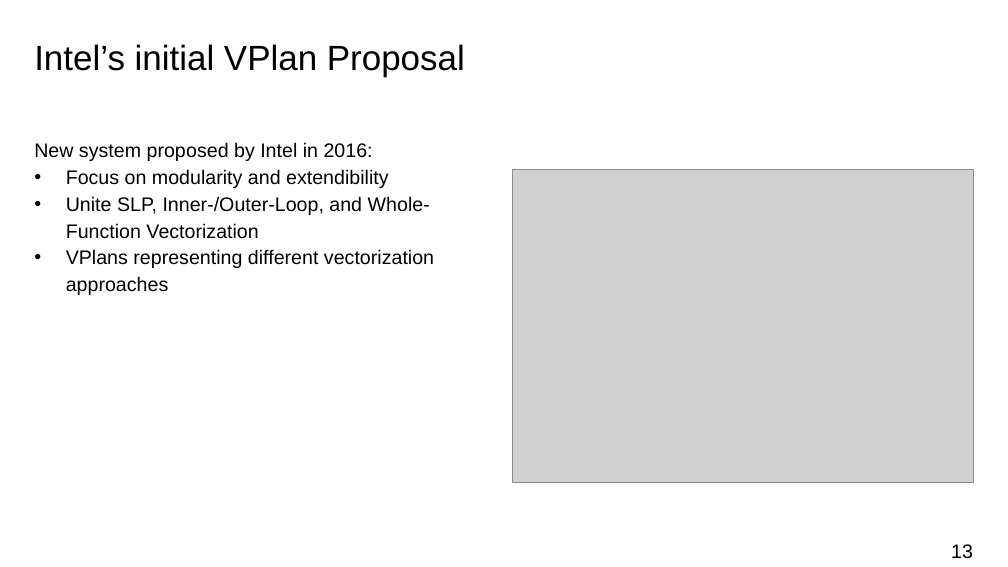
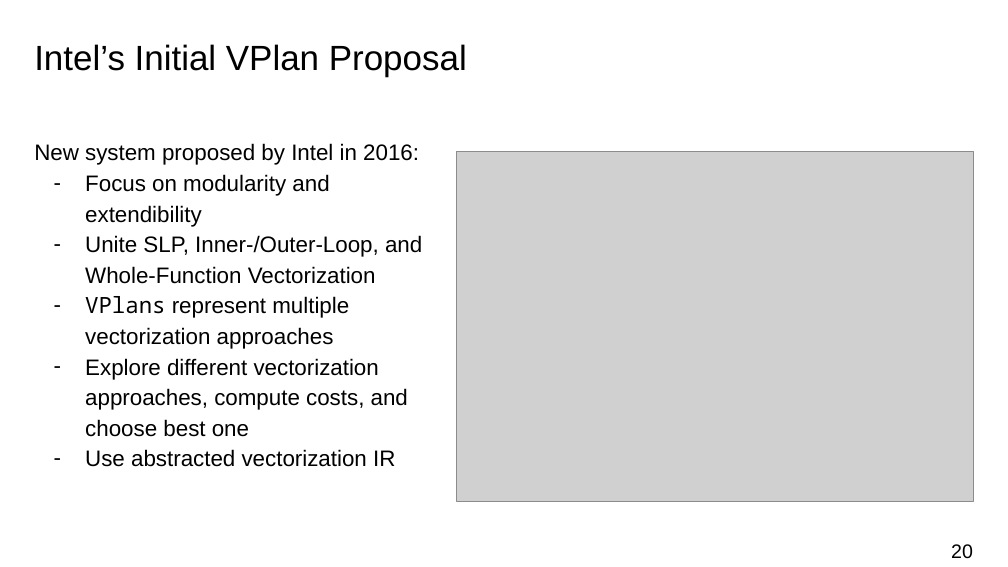
Before and after one commit to atalantus/seminar-llvm-vplan, a slide deck: slide 20 of presentation/vplan-presentation.pptx (slide 13 before the commit). Drawn at 1008x567 pixels with LibreOffice and Linux fonts; fonts in the diff are those of the drawing; grey boxes stand for pictures; background and template pictures are left out. Boxes give left, top, right and bottom in pixels: in the first picture for what was removed or moved away, otherwise in the second. Text is boxed around its words. In the diff, an @@ line names an element or a change of style, - is before the commit and + after.

Commit message:
presentation

```diff
--- a/presentation/vplan-presentation.pptx
+++ b/presentation/vplan-presentation.pptx
@@ title at [34,44,467,76]: text changed @@
-Intel’s initial VPlan Proposal
+Intel’s Initial VPlan Proposal
@@ text at [34,143,422,284]: size 14 to 16 pt in "New system proposed by Intel in 2016:", "Focus on modularity and extendibility", "Unite SLP, Inner-/Outer-Loop, and Whole-Function Vectorizati ..."; bullet • to -; list level 1 to 2 in "Focus on modularity and extendibility"; list level 1 to 2 in "Unite SLP, Inner-/Outer-Loop, and Whole-Function ..." @@
@@ picture: place and size @@
-picture at [512,169,973,482]
+picture at [457,151,973,502]
@@ text at [85,296,408,467]: text changed; size 14 to 16 pt @@
-• VPlans representing different vectorization approaches
+  – VPlans represent multiple vectorization approaches
+  – Explore different vectorization approaches, compute costs, and choose best one
+  – Use abstracted vectorization IR
@@ page number at [951,544,973,559]: text changed @@
-13
+20
```
Also in this commit, not shown: 13 other slides changed, 21 slides added, 1 slide removed.
